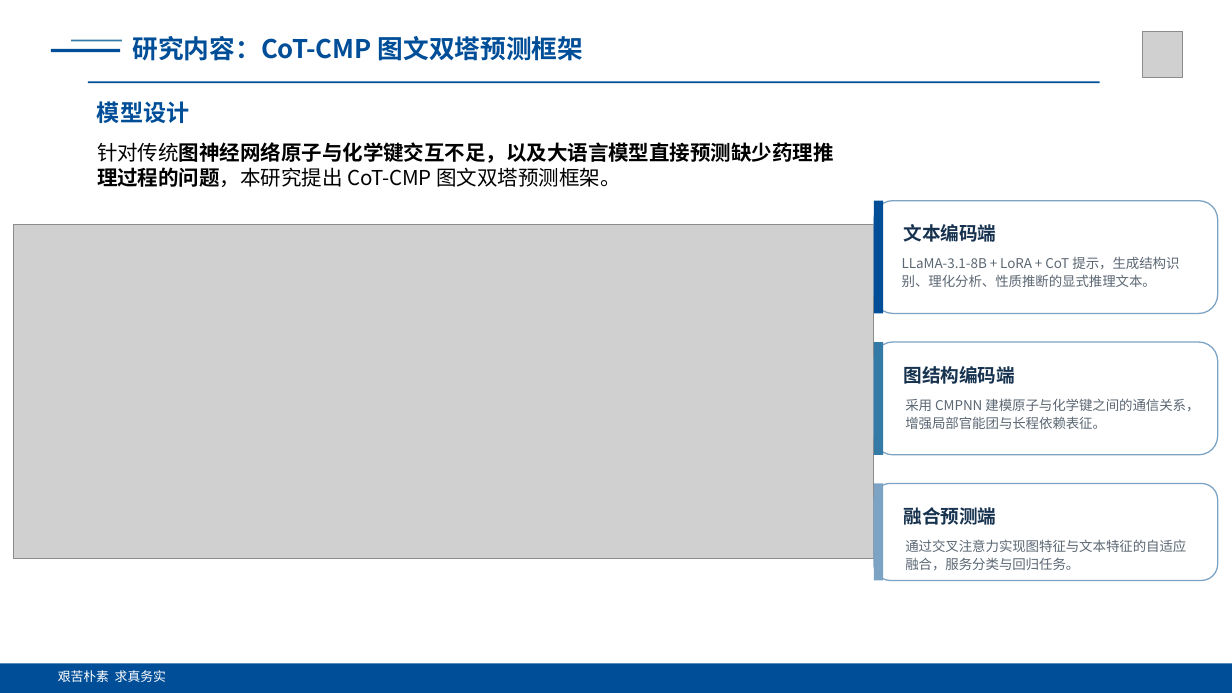
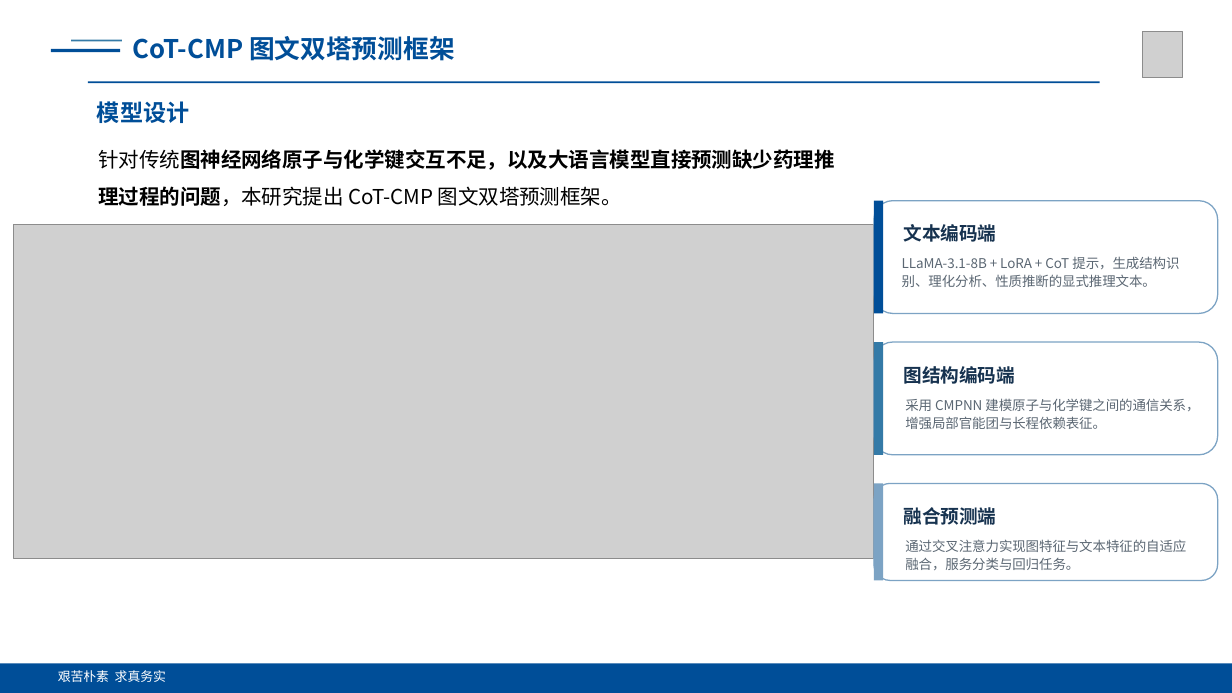
Before and after one commit to fanshuaiyao/BYFinall, a slide deck: slide 11 of 答辩/ppt/基于多模态学习的药物分子性质预测研究_答辩PPT.pptx (slide 9 before the commit). Drawn at 1232x693 pixels with LibreOffice and Linux fonts; fonts in the diff are those of the drawing; grey boxes stand for pictures. Boxes give left, top, right and bottom in pixels: in the first picture for what was removed or moved away, otherwise in the second. Text is boxed around its words. In the diff, an @@ line names an element or a change of style, - is before the commit and + after.

```diff
--- a/答辩/ppt/基于多模态学习的药物分子性质预测研究_答辩PPT.pptx
+++ b/答辩/ppt/基于多模态学习的药物分子性质预测研究_答辩PPT.pptx
@@ text at [132, 36, 455, 61]: text changed @@
-研究内容：CoT-CMP 图文双塔预测框架
+CoT-CMP 图文双塔预测框架
@@ text "针对传统图神经网络原子与化学键交互不足，以及大语言模型直接预测缺少药理推理过程的问题，本研究提出 CoT-CMP 图文双 ..." at [98, 149, 835, 206]: line spacing 1.05 to 1.5 @@
```
Also in this commit, not shown: 11 other slides changed, 10 slides added, 2 slides removed, 28 other files.
